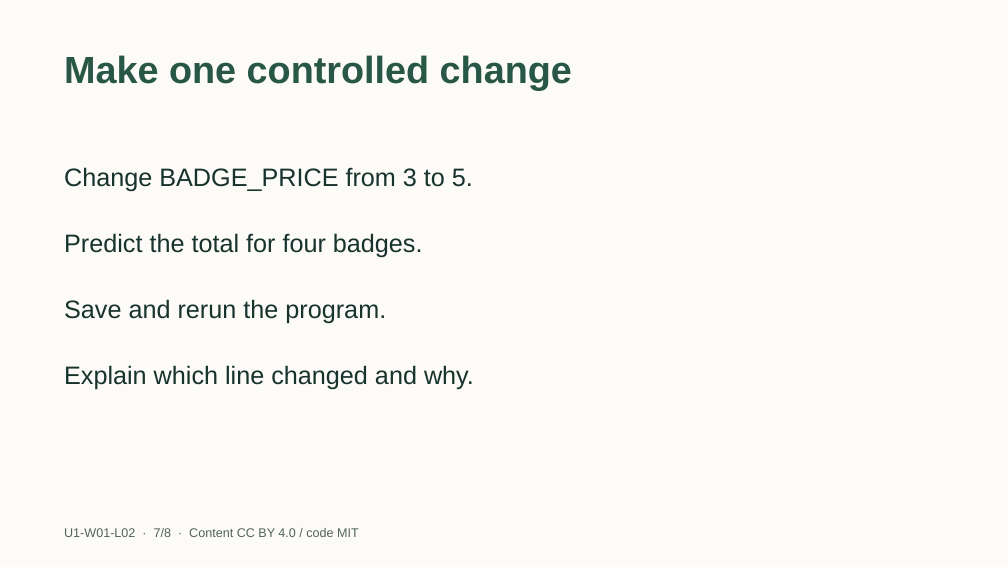
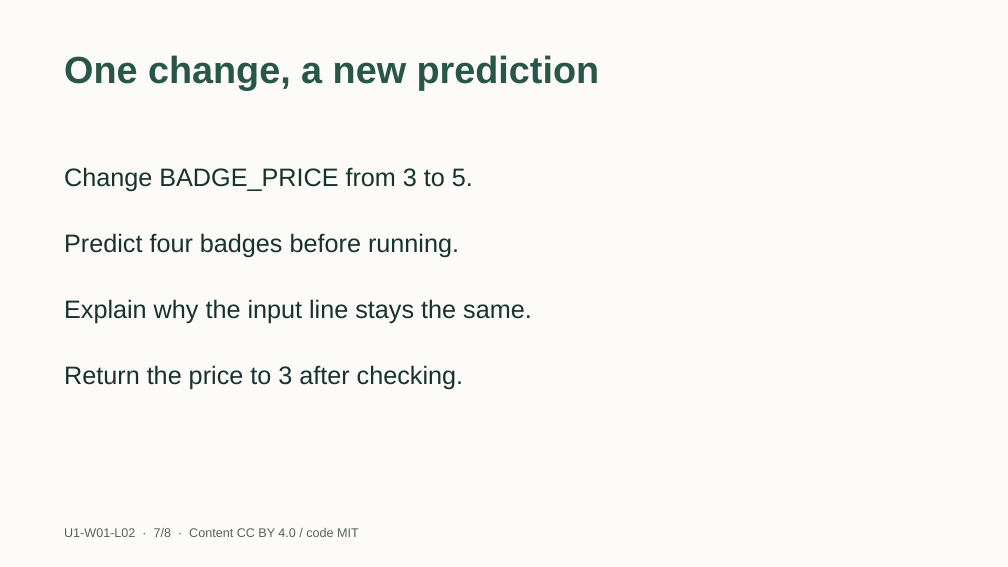
Before and after one commit to EdugenIO/cs-atar-textbook, a slide deck: slide 7 of dist/slides/u1-w01-l02.pptx. Drawn at 1008x567 pixels with LibreOffice and Linux fonts; fonts in the diff are those of the drawing. Boxes give left, top, right and bottom in pixels: in the first picture for what was removed or moved away, otherwise in the second. Text is boxed around its words. In the diff, an @@ line names an element or a change of style, - is before the commit and + after.

```diff
--- a/dist/slides/u1-w01-l02.pptx
+++ b/dist/slides/u1-w01-l02.pptx
@@ title at [64,55,599,90]: text changed @@
-Make one controlled change
+One change, a new prediction
@@ text at [64,233,459,258]: text changed @@
-Predict the total for four badges.
+Predict four badges before running.
@@ text at [64,299,532,324]: text changed @@
-Save and rerun the program.
+Explain why the input line stays the same.
@@ text at [64,365,463,390]: text changed @@
-Explain which line changed and why.
+Return the price to 3 after checking.
```
Also in this commit, not shown: 3 other slides changed, 12 other files.
